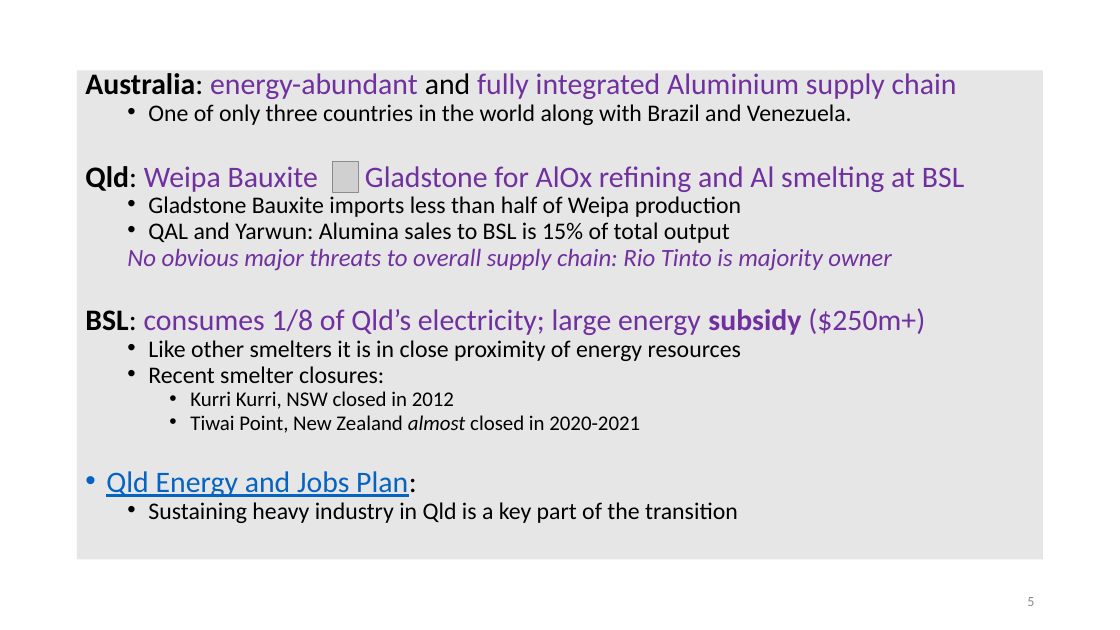
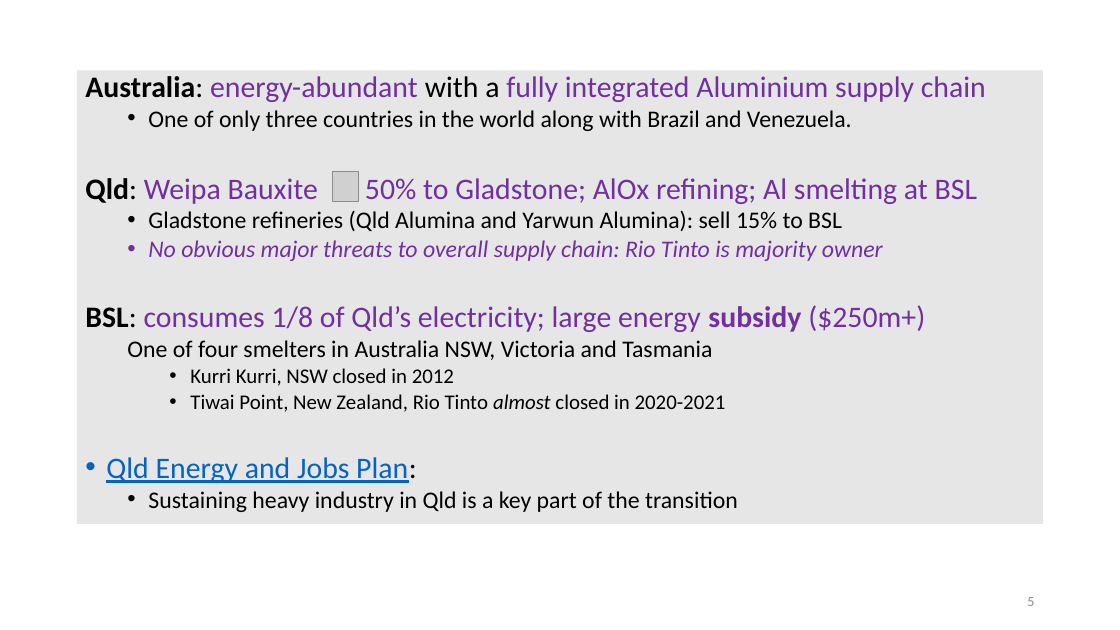
Before and after one commit to patrickocal/gladstone, a slide deck: slide 5 of powerpoint/glad-slides.pptx. Drawn at 1120x630 pixels with LibreOffice and Linux fonts; fonts in the diff are those of the drawing; grey boxes stand for pictures. Boxes give left, top, right and bottom in pixels: in the first picture for what was removed or moved away, otherwise in the second. Text is boxed around its words. In the diff, an @@ line names an element or a change of style, - is before the commit and + after.

Commit message:
slides almost there

```diff
--- a/powerpoint/glad-slides.pptx
+++ b/powerpoint/glad-slides.pptx
@@ text "Australia: energy-abundant with a fully ...": place and size @@
-text "Australia: energy-abundant with a fully ..." at (77,71,1044,560)
+text "Australia: energy-abundant with a fully ..." at (77,71,1044,524)
@@ text at (85,76,986,102): text changed @@
-Australia: energy-abundant and fully integrated Aluminium supply chain
+Australia: energy-abundant with a fully integrated Aluminium supply chain
@@ text at (85,110,925,512): size 21.2 to 20.4 pt in "No obvious major threats to overall supply ..."; line spacing 0.7 to 0.8; bullet none to • @@
@@ text at (85,178,977,231): text changed @@
-Qld: Weipa Bauxite Gladstone for AlOx refining and Al smelting at BSL
-  • Gladstone Bauxite imports less than half of Weipa production
-  • QAL and Yarwun: Alumina sales to BSL is 15% of total output
+Qld: Weipa Bauxite 50% to Gladstone; AlOx refining; Al smelting at BSL
+  • Gladstone refineries (Qld Alumina and Yarwun Alumina): sell 15% to BSL
@@ picture: place and size @@
-picture at (333,161,359,192)
+picture at (333,171,359,202)
@@ text at (127,340,712,360): text changed @@
-  • Like other smelters it is in close proximity of energy resources
-  • Recent smelter closures:
+  One of four smelters in Australia NSW, Victoria and Tasmania
@@ text at (190,394,726,412): text changed @@
-    • Tiwai Point, New Zealand almost closed in 2020-2021
+    • Tiwai Point, New Zealand, Rio Tinto almost closed in 2020-2021
```
Also in this commit, not shown: 7 other slides changed, 1 other file.
